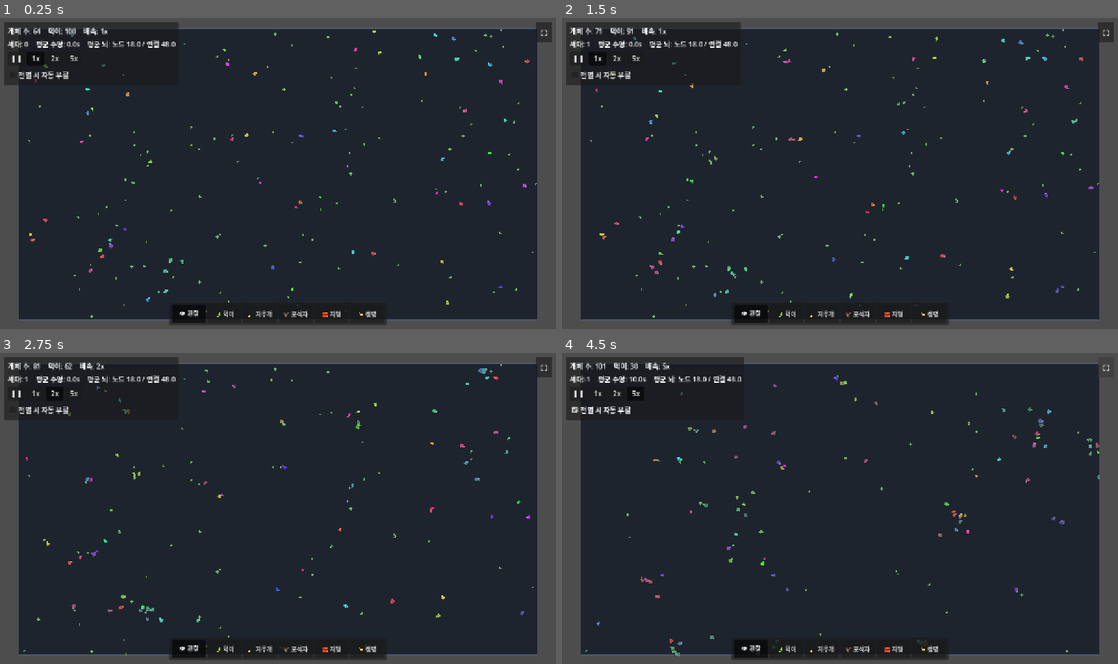
Above: before the commit, frames 1-4 (two rows, left to right).
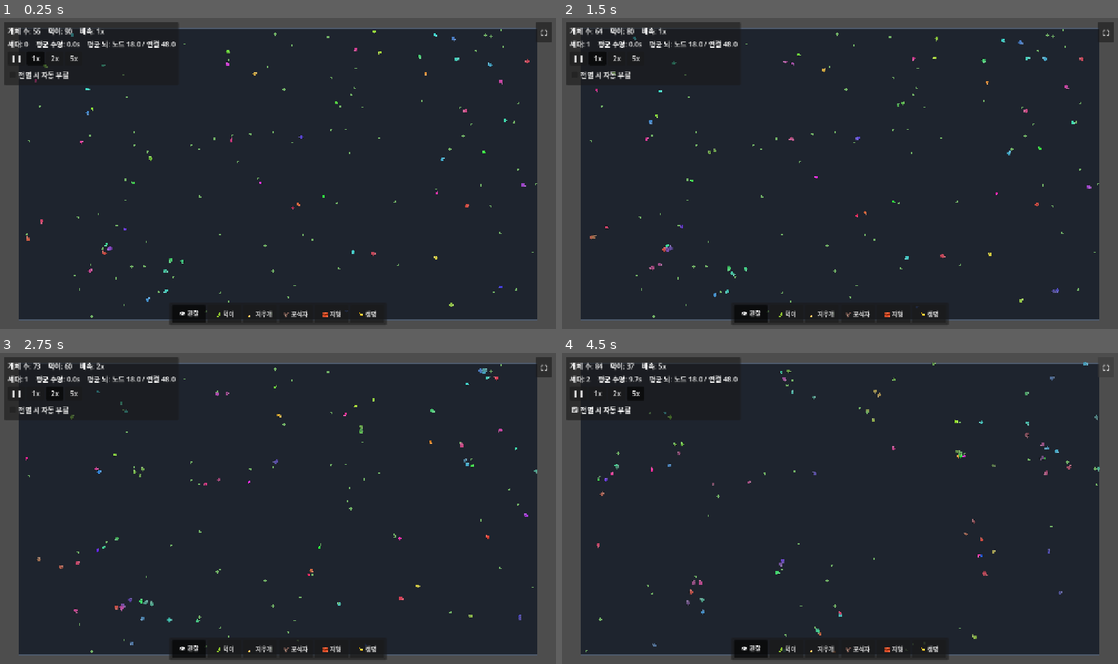
Above: after the commit, the same moments.

Repository: MoriochoRadio/mindlings
Game: Godot game, scene res://scenes/Main.tscn
Same seed, same stepped clock (60 frames per second), same inputs: the game is played once before the commit and once after it.
Inputs:
- Up to frame 1 (0.25 s): no input
- Up to frame 2 (1.5 s): click "❚❚" at 0.5 s; click "1x" at 1.25 s
- Up to frame 3 (2.75 s): click "2x" at 2 s
- Up to frame 4 (4.5 s): click "5x" at 2.75 s; click "전멸 시 자동 부활" at 3.5 s; click "⛶" at 4.25 s

The runs differ from the first frame. In frame 1, 0.4% of the frame differs, in the area x 4-95%, y 3-95%; in frame 2, 0.5%; in frame 3, 0.8%; in frame 4, 1.6%, in the area x 4-97%, y 1-98%.

Commit message:
perf: 공간 분할 그리드로 O(N²) 센싱 제거 + 드로잉 throttle
진단(코드 분석): 병목은 센싱. 각 개체가 매 틱 모든 먹이·개체·포식자를 전수 스캔해
최근접을 찾음 → 개체·먹이·맵이 커질수록 제곱으로 폭증(5x면 ×5). 드로잉도 매 프레임
queue_redraw×200이 더해짐.

처방:
1) 공간 분할 그리드(World): 셀(grid_cell_size=240≥sense_radius) 버킷에 개체/먹이/포식자를
   매 물리 틱 1회 적재(프레임 가드), 조회는 3x3 셀만. creatures_near/food_near/predators_near.
   Creature._sense(먹이·동족·밀도·포식자)와 Predator 먹잇감 탐색을 모두 그리드 기반으로 교체.
   거리 필터는 호출부가 유지(결과 동일, 비용만 O(N²)→O(N·근방)). 시야차단/더듬이는 이미 벽 그리드라 그대로.
2) 드로잉: Creature는 위치·회전을 transform이 처리하므로 매 프레임 다시 그릴 필요 없음.
   에너지 색을 12단계로 양자화해 '단계가 바뀔 때만' queue_redraw(매 프레임 200개 부담 제거).
3) HUD 평균 뇌(O(N×연결))는 매 프레임 대신 ~0.4초마다 갱신. 개수 표시는 매 프레임 유지.
4) 기본값 정리: max_creatures 200→160, max_food 260→220, food_start 100→90, per_spawn 10→8, initial 64→56.

동작·진화는 그대로(센싱 결과 동일). 5x·넓은 맵에서 체감 개선 기대.

Co-Authored-By: Claude Opus 4.8 (1M context) <noreply@anthropic.com>

Diff:
--- a/scripts/Creature.gd
+++ b/scripts/Creature.gd
@@ -70,6 +70,7 @@
 var _stuck_ref: Vector2 = Vector2.ZERO # 끼임 감지 기준 위치
 var _nudge_timer: float = 0.0          # >0이면 탈출 넛지 중
 var _nudge_dir: Vector2 = Vector2.ZERO # 탈출 방향(열린 쪽)
+var _color_step: int = -1              # 에너지→색 양자화 단계(바뀔 때만 다시 그림 — 성능)
 var _bounds: Rect2 = Rect2()
 var _world: World = null
 
@@ -103,7 +104,7 @@
 	_heading = randf() * TAU
 	rotation = _heading
 	_stuck_ref = position
-	queue_redraw()
+	_update_color()  # 첫 그리기
 
 ## 유전 형질을 외형·능력에 반영한다(번식 시마다 인스턴스별로 한 번). 크기는 트레이드오프 동반.
 func _apply_genes() -> void:
@@ -211,7 +212,7 @@
 	var nearest_food: Node2D = null
 	var best_d2: float = sense_radius * sense_radius
 	if _world != null:
-		for f in _world.get_food_nodes():
+		for f in _world.food_near(position):  # 공간 그리드: 근처 셀만(성능)
 			var d2: float = position.distance_squared_to(f.position)
 			if d2 < best_d2 and not (walls and _world.is_blocked_between(position, f.position)):
 				best_d2 = d2
@@ -240,7 +241,7 @@
 	var kbest: float = sense_radius * sense_radius
 	var radius2: float = sense_radius * sense_radius
 	if _world != null:
-		for c in _world.get_creature_nodes():
+		for c in _world.creatures_near(position):  # 공간 그리드: 근처 셀만(성능)
 			if c == self:
 				continue
 			var d2: float = position.distance_squared_to(c.position)
@@ -262,7 +263,7 @@
 	var nearest_pred: Node2D = null
 	var pbest: float = sense_radius * sense_radius
 	if _world != null:
-		for p in _world.get_predator_nodes():
+		for p in _world.predators_near(position):  # 공간 그리드: 근처 셀만(성능)
 			var d2: float = position.distance_squared_to(p.position)
 			if d2 < pbest and not (walls and _world.is_blocked_between(position, p.position)):
 				pbest = d2
@@ -322,9 +323,13 @@
 	_stuck_ref = position
 	_stuck_accum = 0.0
 
-## 에너지 변화 등으로 색이 바뀌므로 다시 그린다(색 계산은 _draw/body_color에서).
+## 성능: 위치/회전은 transform으로 처리되어 다시 그릴 필요가 없다. 색(에너지)만 바뀔 때 그린다.
+## 에너지를 12단계로 양자화해, 단계가 바뀔 때만 queue_redraw(매 프레임 X → 200개 부담 제거).
 func _update_color() -> void:
-	queue_redraw()
+	var step: int = int(clampf(energy / max_energy, 0.0, 1.0) * 12.0)
+	if step != _color_step:
+		_color_step = step
+		queue_redraw()
 
 ## "생각 한 줄"(LEGIBILITY_UX 기법1): 현재 감각/행동을 1인칭 다정한 말로 통역.
 ## 전문 용어 없이, 가장 두드러진 상황을 골라 친근한 문장으로 만든다.
--- a/scripts/HUD.gd
+++ b/scripts/HUD.gd
@@ -17,6 +17,7 @@
 var _stats_label: Label
 var _buttons: Array[Button] = []
 var _current_speed: float = 1.0
+var _stats_accum: float = 999.0  # 평균 뇌(무거운 집계)는 매 프레임 X, 약 0.4초마다 갱신
 
 func _ready() -> void:
 	mouse_filter = Control.MOUSE_FILTER_IGNORE  # 전체 화면 Control이 입력을 먹지 않게
@@ -24,16 +25,21 @@
 	_build_ui()
 	_set_speed(1.0)
 
-func _process(_delta: float) -> void:
+func _process(delta: float) -> void:
 	if _world == null:
 		return
+	# 가벼운 값(개수)은 매 프레임. 배속 영향 없이 idle로 돈다.
 	var pred: int = _world.get_predator_count()
 	var pred_text: String = "    포식자: %d" % pred if pred > 0 else ""
 	_info_label.text = "개체 수: %d    먹이: %d%s    배속: %s" % [
 		_world.get_population(), _world.get_food_count(), pred_text, _speed_text()]
-	var brain: Vector2 = _world.get_avg_brain()
-	_stats_label.text = "세대: %d    평균 수명: %.1fs    평균 뇌: 노드 %.1f / 연결 %.1f" % [
-		_world.get_generation(), _world.get_avg_lifespan(), brain.x, brain.y]
+	# 평균 뇌는 O(N×연결)이라 매 프레임 돌리지 않고 ~0.4초마다 갱신(성능).
+	_stats_accum += delta
+	if _stats_accum >= 0.4:
+		_stats_accum = 0.0
+		var brain: Vector2 = _world.get_avg_brain()
+		_stats_label.text = "세대: %d    평균 수명: %.1fs    평균 뇌: 노드 %.1f / 연결 %.1f" % [
+			_world.get_generation(), _world.get_avg_lifespan(), brain.x, brain.y]
 
 func _build_ui() -> void:
 	var panel := PanelContainer.new()
--- a/scripts/Predator.gd
+++ b/scripts/Predator.gd
@@ -100,7 +100,7 @@
 		return null
 	var nearest: Creature = null
 	var best: float = detect_radius * detect_radius
-	for c in _world.get_creature_nodes():
+	for c in _world.creatures_near(position):  # 공간 그리드: 근처 셀만(성능)
 		var d2: float = position.distance_squared_to(c.position)
 		if d2 < best:
 			best = d2
--- a/scripts/World.gd
+++ b/scripts/World.gd
@@ -13,9 +13,9 @@
 @export_group("개체")
 @export var creature_scene: PackedScene
 ## 시작 시 스폰할 창시자(gen 0) 수.
-@export var initial_creatures: int = 64
-## 개체 수 상한(인구 폭발 방지). 넓어진 월드에 비례해 상향(성능 민감 — 버벅이면 낮출 것).
-@export var max_creatures: int = 200
+@export var initial_creatures: int = 56
+## 개체 수 상한(인구 폭발 방지). 공간 그리드로 센싱은 가벼워졌지만 합리적 기본값 유지(버벅이면 낮출 것).
+@export var max_creatures: int = 160
 
 @export_group("포식자")
 @export var predator_scene: PackedScene
@@ -25,13 +25,13 @@
 @export_group("먹이")
 @export var food_scene: PackedScene
 ## 시작 시 깔아둘 먹이 수.
-@export var food_start_count: int = 100
+@export var food_start_count: int = 90
 ## 먹이 스폰 주기(초). 줄이면 먹이 풍부 → 인구↑.
 @export var food_spawn_interval: float = 1.0
 ## 한 번에 스폰하는 먹이 수.
-@export var food_per_spawn: int = 10
+@export var food_per_spawn: int = 8
 ## 맵 위 먹이 수 상한(자동 스폰 타이머용).
-@export var max_food: int = 260
+@export var max_food: int = 220
 ## 플레이어 도구로 놓는 먹이의 절대 안전 상한(프레임 보호용). 자동 스폰과 별개로
 ## 손맛을 위해 넉넉히 둔다(쿨다운·자원 부담 없음 — FUN_DESIGN ①).
 @export var player_food_hard_cap: int = 800
@@ -83,12 +83,24 @@
 ## 자동 부활 시 나타나는 창시자 수.
 @export var auto_revive_count: int = 6
 
+@export_group("성능")
+## 공간 분할 그리드 한 칸 크기(px). 센싱을 O(N²)→근처 셀만으로 줄인다.
+## 반드시 개체 sense_radius(기본 220) 이상이어야 3x3 조회로 충분하다.
+@export var grid_cell_size: float = 240.0
+
 @onready var _creatures: Node2D = $Creatures
 @onready var _food: Node2D = $Food
 @onready var _predators: Node2D = $Predators
 @onready var _food_timer: Timer = $FoodTimer
 
 var _bounds: Rect2 = Rect2()
+
+# 공간 분할 그리드(성능 — O(N²) 센싱 제거). 매 물리 틱 1회만 재구성(프레임 가드).
+# 셀좌표 Vector2i -> Array[Node2D]. 개체가 query하면 그 프레임 첫 호출이 그리드를 짓는다.
+var _grid_creatures: Dictionary = {}
+var _grid_food: Dictionary = {}
+var _grid_predators: Dictionary = {}
+var _grid_frame: int = -1
 
 # 지형/장벽(M4-3). 격자 셀 단위로 벽을 칠한다 — 공간을 나눠 '종 분화' 실험을 가능케 한다
 # (FUN_DESIGN ②유도·실험 / GAME_DESIGN 4장 niche 분화). 개체·포식자의 이동을 막는다.
@@ -362,6 +374,56 @@
 ## 포식자가 굶어 죽었을 때 호출(현재는 통계 훅 자리 — 자기 균형의 신호).
 func report_predator_death() -> void:
 	pass
+
+# ── 공간 분할 그리드(성능) — 센싱을 O(N²)에서 근처 셀 조회로 ──────────────
+# 개체/포식자가 매 틱 호출하는 *_near(pos)가 그 프레임 첫 호출 때 그리드를 1회 짓는다(프레임 가드).
+# 3x3 셀만 모으면 grid_cell_size >= sense_radius 인 한 반경 안 후보를 모두 포함한다(거리 필터는 호출부가 유지).
+
+func _ensure_grid() -> void:
+	var f: int = Engine.get_physics_frames()
+	if _grid_frame == f:
+		return
+	_grid_frame = f
+	_grid_creatures.clear()
+	_grid_food.clear()
+	_grid_predators.clear()
+	for c in _creatures.get_children():
+		_bucket(_grid_creatures, c)
+	for fd in _food.get_children():
+		_bucket(_grid_food, fd)
+	for p in _predators.get_children():
+		_bucket(_grid_predators, p)
+
+func _bucket(grid: Dictionary, node: Node2D) -> void:
+	var key := Vector2i(floori(node.position.x / grid_cell_size), floori(node.position.y / grid_cell_size))
+	if grid.has(key):
+		grid[key].append(node)
+	else:
+		grid[key] = [node]
+
+func _query(grid: Dictionary, pos: Vector2) -> Array:
+	var out: Array = []
+	var cx: int = floori(pos.x / grid_cell_size)
+	var cy: int = floori(pos.y / grid_cell_size)
+	for dx in range(-1, 2):
+		for dy in range(-1, 2):
+			var arr: Variant = grid.get(Vector2i(cx + dx, cy + dy))
+			if arr != null:
+				out.append_array(arr)
+	return out
+
+## 근처(3x3 셀)의 개체/먹이/포식자만 반환. 호출부는 sense_radius로 거리 필터를 유지한다.
+func creatures_near(pos: Vector2) -> Array:
+	_ensure_grid()
+	return _query(_grid_creatures, pos)
+
+func food_near(pos: Vector2) -> Array:
+	_ensure_grid()
+	return _query(_grid_food, pos)
+
+func predators_near(pos: Vector2) -> Array:
+	_ensure_grid()
+	return _query(_grid_predators, pos)
 
 # ── 지형/장벽(M4-3) ──────────────────────────────────────────────
 
Not shown, added: scripts/creature_genes.gd.uid
